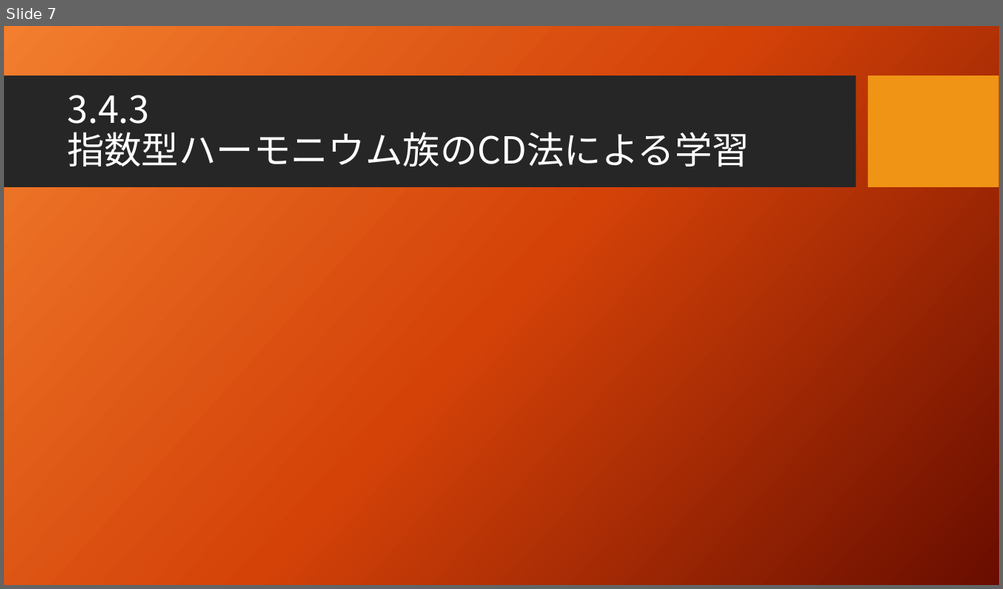
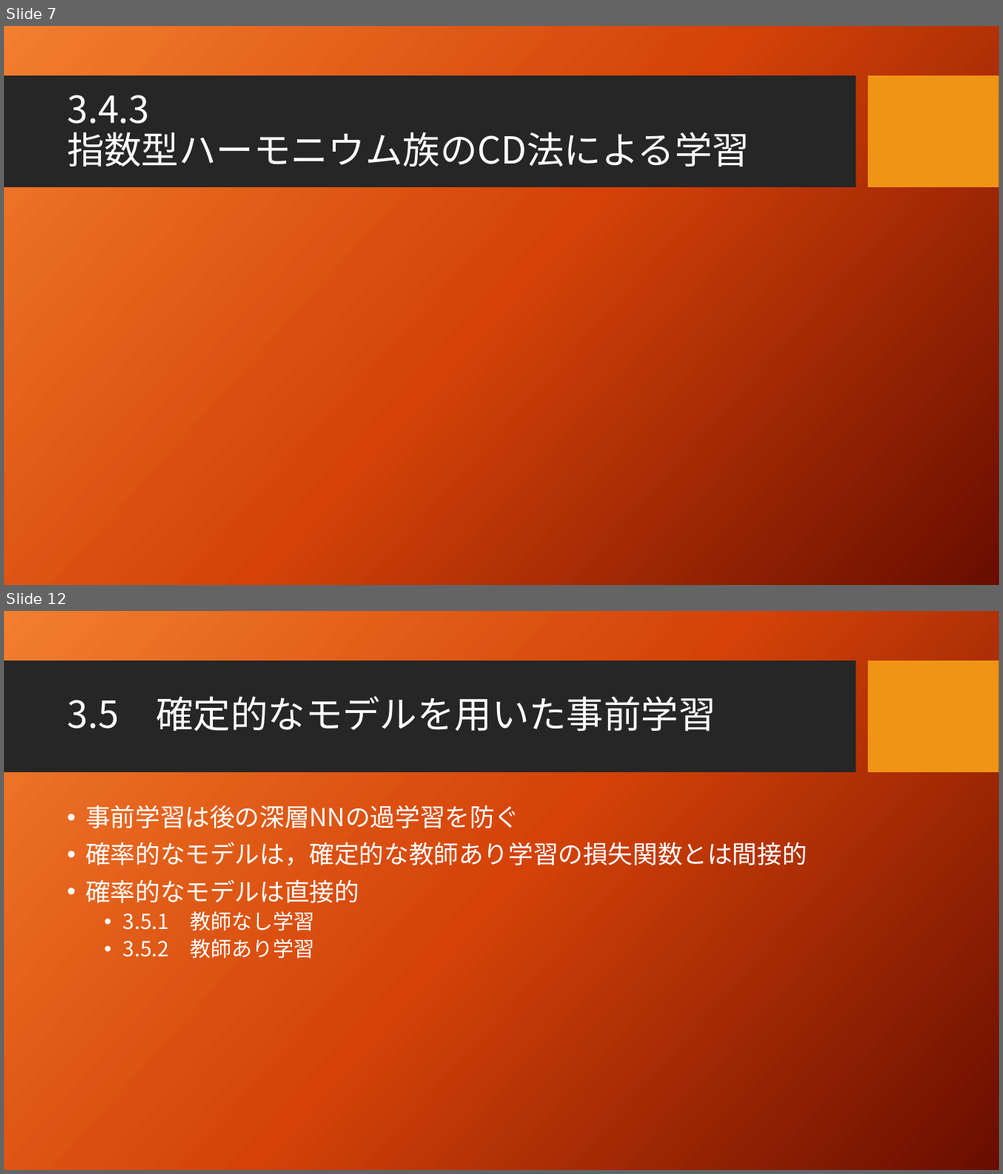
Before and after one commit to seigenji/deep_learning, a slide deck: deep_learning3.4.pptx. Shown one above the other, each under a label of ours: slide 7 before the commit, slides 7 and 12 after it; the slides between them are not shown. The pictures are 1003x589 and 1003x1174 pixels, drawn with LibreOffice and Linux fonts; fonts in the diff are those of the drawing; background and template pictures are left out. Boxes give left, top, right and bottom in pixels: in the first picture for what was removed or moved away, otherwise in the second. Text is boxed around its words. In the diff, an @@ line names an element or a change of style, - is before the commit and + after.

```diff
--- a/deep_learning3.4.pptx
+++ b/deep_learning3.4.pptx
@@ slide 12 added at bbox=[4, 611, 999, 1170], background picture (left out); not listed: 2 template elements that a slide beside it also shows @@
@@ title added at bbox=[67, 696, 715, 731], 36 pt, text #FFFFFF @@
+3.5 確定的なモデルを用いた事前学習
@@ text added at bbox=[85, 805, 806, 959], 24 pt, text #FFFFFF @@
+• 事前学習は後の深層NNの過学習を防ぐ
+• 確率的なモデルは，確定的な教師あり学習の損失関数とは間接的
+• 確率的なモデルは直接的
+  • 3.5.1 教師なし学習
+  • 3.5.2 教師あり学習
```
Also in this commit, not shown: 3 slides changed, 7 other slides added.
